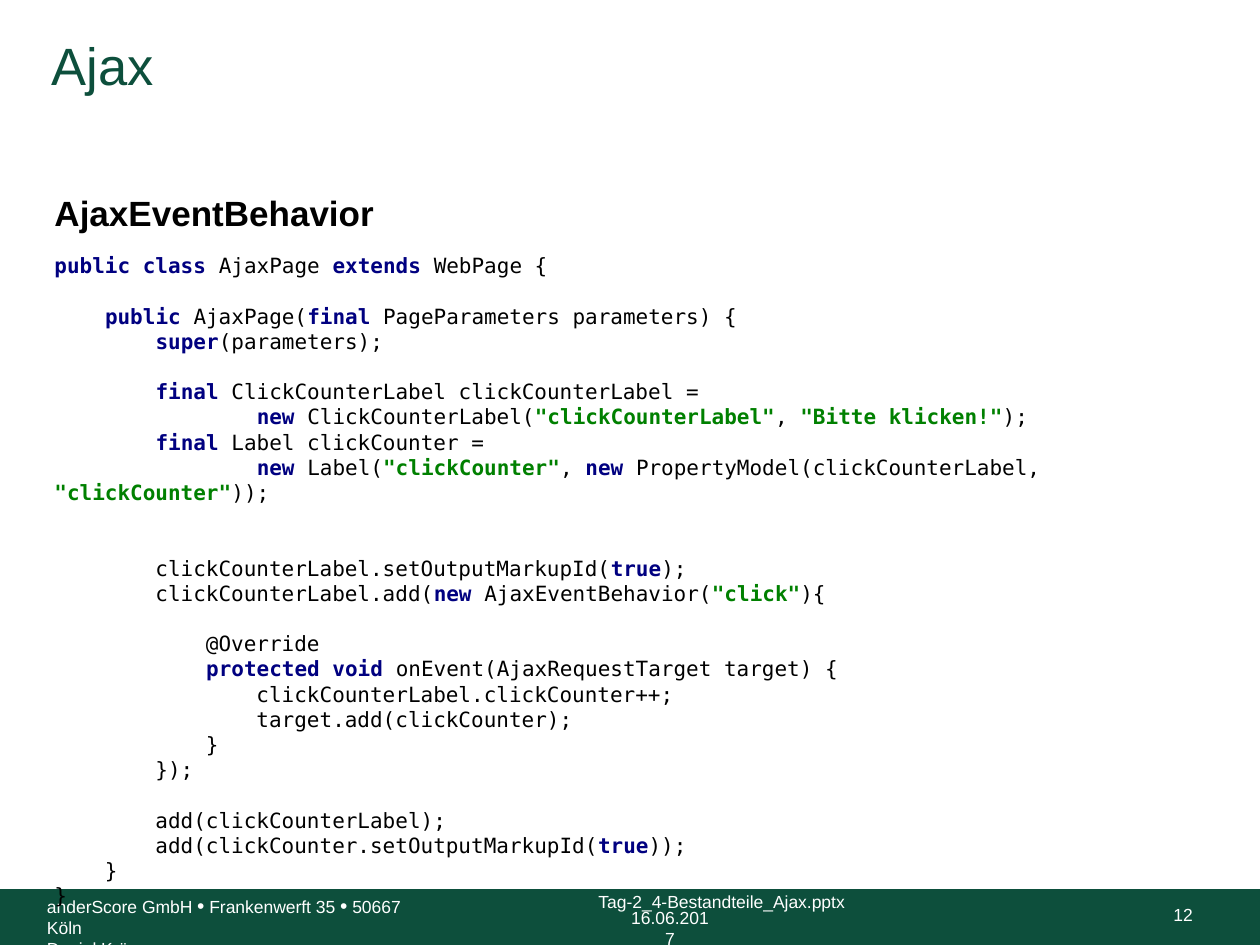
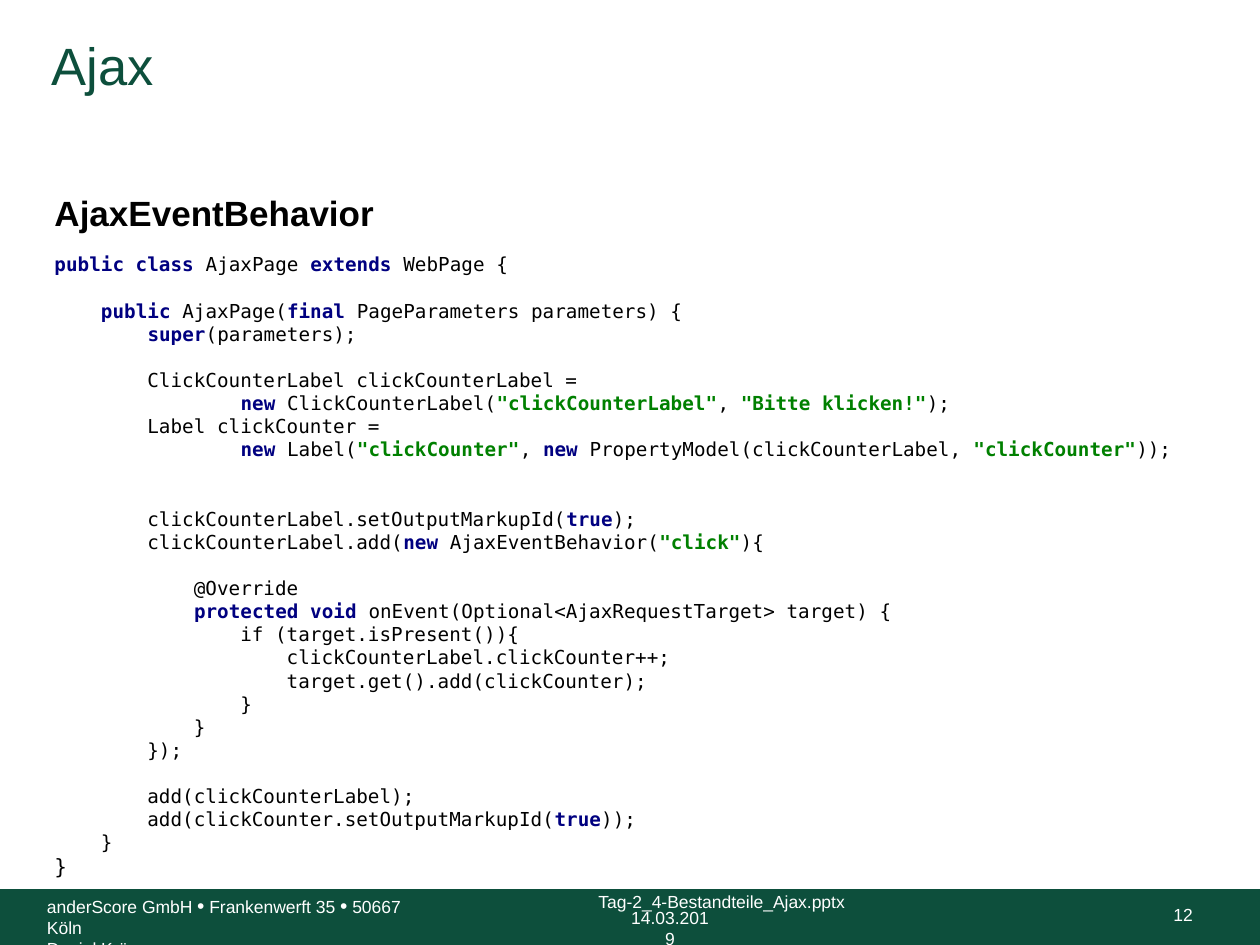
Before and after one commit to anderscore-gmbh/wicket-training, a slide deck: slide 12 of slides/Tag-2_4-Bestandteile_Ajax.pptx. Drawn at 1260x945 pixels with LibreOffice and Linux fonts; fonts in the diff are those of the drawing; background and template pictures are left out. Boxes give left, top, right and bottom in pixels: in the first picture for what was removed or moved away, otherwise in the second. Text is boxed around its words. In the diff, an @@ line names an element or a change of style, - is before the commit and + after.

Commit message:
Updated slides

```diff
--- a/slides/Tag-2_4-Bestandteile_Ajax.pptx
+++ b/slides/Tag-2_4-Bestandteile_Ajax.pptx
@@ text at <box>54,256,1171,830</box>: text changed; size 12 to 11 pt @@
-public class AjaxPage extends WebPage {
-public AjaxPage(final PageParameters parameters) {
-super(parameters);
-final ClickCounterLabel clickCounterLabel =
-new ClickCounterLabel("clickCounterLabel", "Bitte klicken!");
-final Label clickCounter =
-new Label("clickCounter", new PropertyModel(clickCounterLabel, "clickCounter"));
-clickCounterLabel.setOutputMarkupId(true);
-clickCounterLabel.add(new AjaxEventBehavior("click"){
-@Override
-protected void onEvent(AjaxRequestTarget target) {
-clickCounterLabel.clickCounter++;
-target.add(clickCounter);
-}
-});
-add(clickCounterLabel);
-add(clickCounter.setOutputMarkupId(true));
-}
-}
+public class AjaxPage extends WebPage {
+public AjaxPage(final PageParameters parameters) {
+super(parameters);
+ClickCounterLabel clickCounterLabel =
+new ClickCounterLabel("clickCounterLabel", "Bitte klicken!");
+Label clickCounter =
+new Label("clickCounter", new PropertyModel(clickCounterLabel, "clickCounter"));
+clickCounterLabel.setOutputMarkupId(true);
+clickCounterLabel.add(new AjaxEventBehavior("click"){
+@Override
+protected void onEvent(Optional<AjaxRequestTarget> target) {
+if (target.isPresent()){
+clickCounterLabel.clickCounter++;
+target.get().add(clickCounter);
+}
+}
+});
+add(clickCounterLabel);
+add(clickCounter.setOutputMarkupId(true));
+}
+}
@@ text at <box>631,911,709,924</box>: text changed @@
-16.06.2017
+14.03.2019
```
Also in this commit, not shown: 11 other slides changed, 2 other files.
